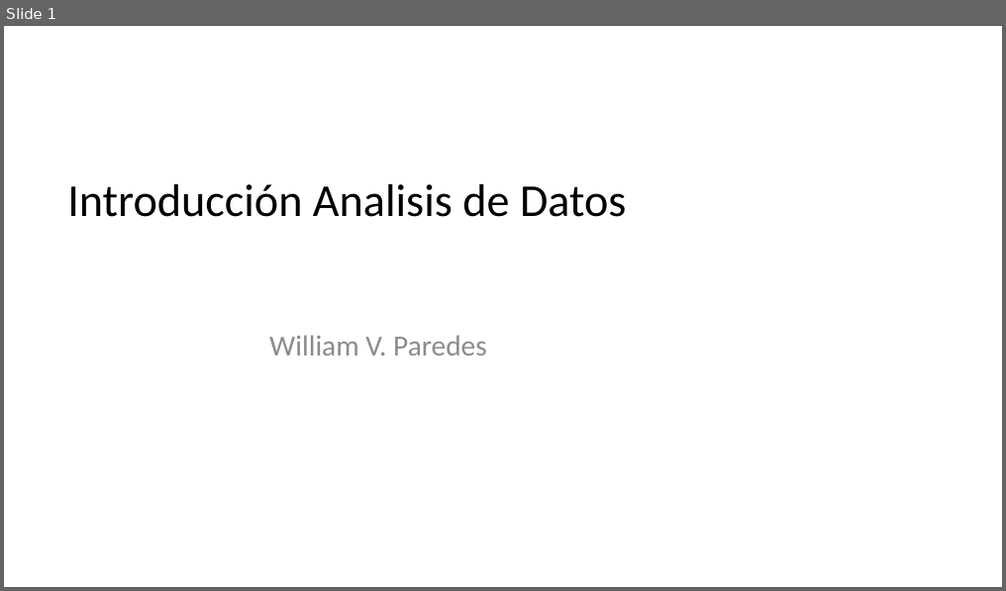
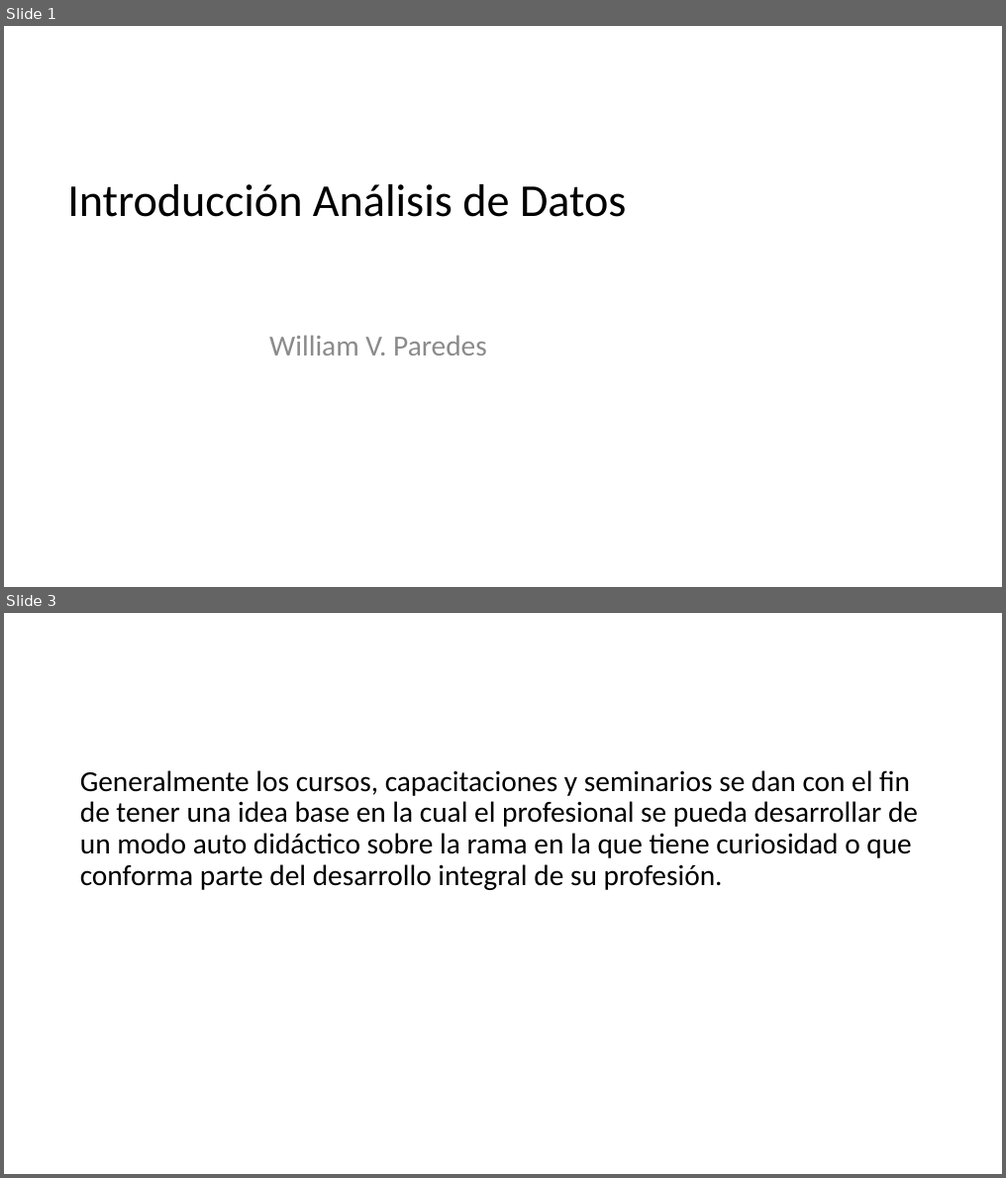
Before and after one commit to wparedesgt/RBasico, a slide deck: presentaciones/S01-New/00_Inicio.pptx. Shown one above the other, each under a label of ours: slide 1 before the commit, slides 1 and 3 after it; the slides between them are not shown. The pictures are 1006x591 and 1006x1178 pixels, drawn with LibreOffice and Linux fonts; fonts in the diff are those of the drawing; background and template pictures are left out. Boxes give left, top, right and bottom in pixels: in the first picture for what was removed or moved away, otherwise in the second. Text is boxed around its words. In the diff, an @@ line names an element or a change of style, - is before the commit and + after.

Commit message:
presentación de intro de rbasico

```diff
--- a/presentaciones/S01-New/00_Inicio.pptx
+++ b/presentaciones/S01-New/00_Inicio.pptx
@@ slide 3 added at (4, 613, 1002, 1174), background picture (left out) @@
@@ text added at (80, 770, 918, 890), 28 pt, text #000000 @@
+Generalmente los cursos, capacitaciones y seminarios se dan con el fin de tener una idea base en la cual el profesional se pueda desarrollar de un modo auto didáctico sobre la rama en la que tiene curiosidad o que conforma parte del desarrollo integral de su profesión.
@@ slide 1 changed as well @@
@@ title at (67, 184, 627, 217): text changed @@
-Introducción Analisis de Datos
+Introducción Análisis de Datos
```
Also in this commit, not shown: 5 other slides added, 3 slides removed, 4 other files.
